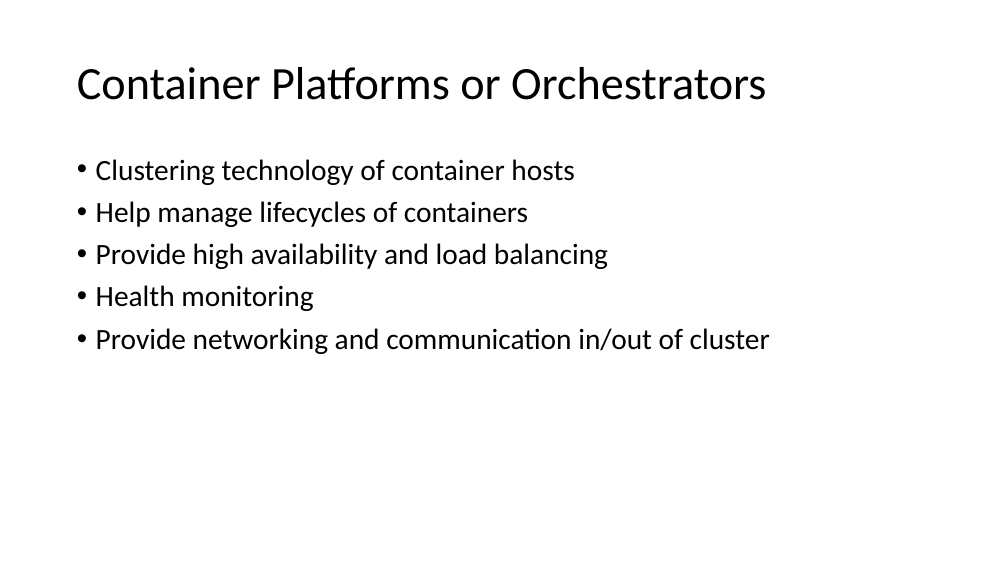
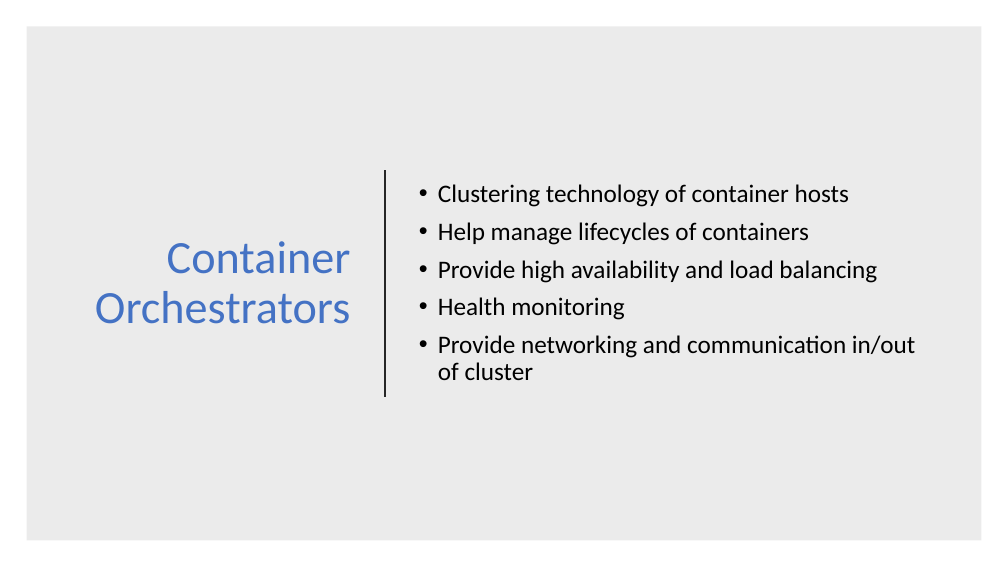
Before and after one commit to JasonHaley/GettingStartedWithAKS, a slide deck: slide 12 of presentations/Getting Started with AKS.pptx. Drawn at 1008x567 pixels with LibreOffice and Linux fonts; fonts in the diff are those of the drawing. Boxes give left, top, right and bottom in pixels: in the first picture for what was removed or moved away, otherwise in the second. Text is boxed around its words. In the diff, an @@ line names an element or a change of style, - is before the commit and + after.

```diff
--- a/presentations/Getting Started with AKS.pptx
+++ b/presentations/Getting Started with AKS.pptx
@@ rectangle added at <box>26,26,982,541</box>, fill #000000 at 8% opacity @@
@@ text "Clustering technology of container hosts": place and size @@
-text "Clustering technology of container hosts" at <box>96,159,770,354</box>
+text "Clustering technology of container hosts" at <box>438,184,915,380</box>
@@ text "Clustering technology of container hosts" at <box>438,184,915,380</box>: size 28 to 24 pt; vertical alignment top to middle @@
@@ line added from (385, 170) to (385, 397), #262626 1.5 pt @@
@@ title at <box>95,241,351,324</box>: text changed; text colour #000000 to #4472C4 @@
-Container Platforms or Orchestrators
+Container Orchestrators
```
Also in this commit, not shown: 41 other slides changed.
